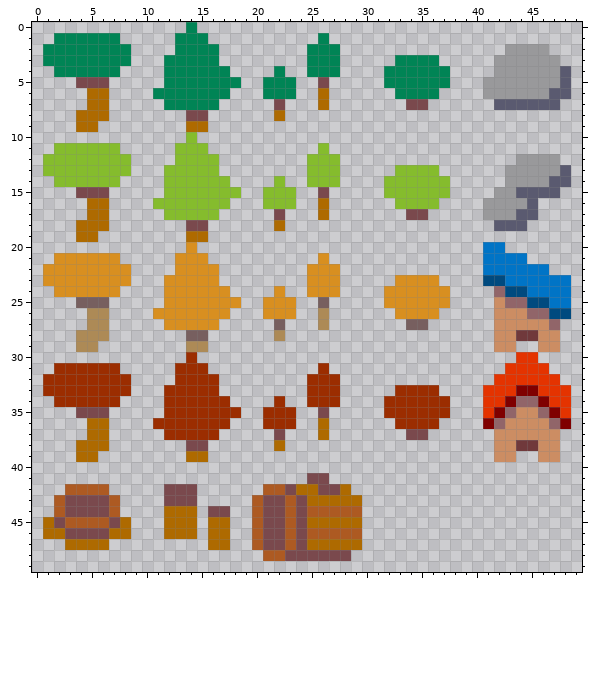
Pixel-art sprite -- DozyGrove/DozyGrove/Content/barriers.png. Above is the file before it was changed.
The file is 50x50 pixels.
And afterwards:
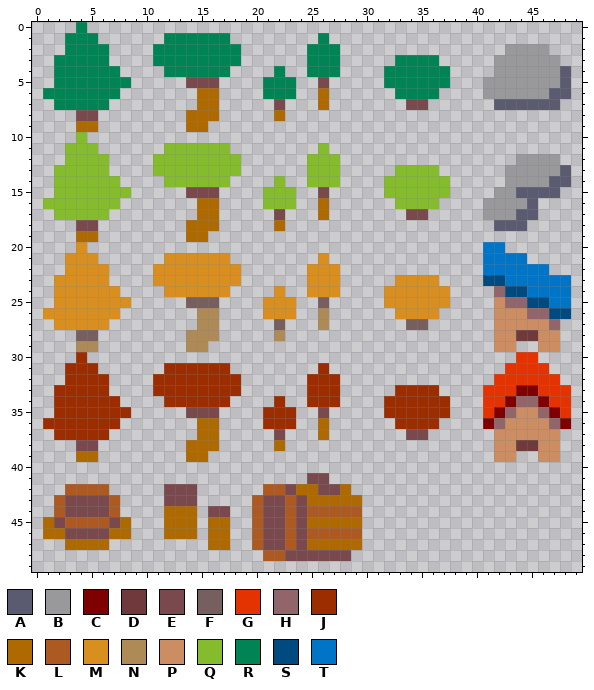
Palette (. is transparent): A #5a5a70  B #99999b  C #7f0000  D #70393b  E #7a494d  F #775f5f  G #e43300  H #916569  J #9b2d00  K #ae6a00  L #ad5a22  M #d88f20  N #ad8a56  P #cc8d63  Q #85bc2d  R #008455  S #004a7f  T #0074c6
The exact change:
@@ x 0..20 @@
- 0 ..............R......
- 1 ..RRRRRR.....RRR.....
- 2 .RRRRRRRR....RRRR....
- 3 .RRRRRRRR...RRRRR....
+ 0 ....R................
+ 1 ...RRR......RRRRRR...
+ 2 ...RRRR....RRRRRRRR..
+ 3 ..RRRRR....RRRRRRRR..
  4 ..RRRRRR....RRRRRR...
- 5 ....EEE.....RRRRRRR..
- 6 .....KK....RRRRRRR...
- 7 .....KK.....RRRRR....
- 8 ....KKK.......EE.....
+ 5 ..RRRRRRR.....EEE....
+ 6 .RRRRRRR.......KK....
+ 7 ..RRRRR........KK....
+ 8 ....EE........KKK....
  9 ....KK........KK.....
-10 ..............Q......
-11 ..QQQQQQ.....QQQ.....
-12 .QQQQQQQQ....QQQQ....
-13 .QQQQQQQQ...QQQQQ....
+10 ....Q................
+11 ...QQQ......QQQQQQ...
+12 ...QQQQ....QQQQQQQQ..
+13 ..QQQQQ....QQQQQQQQ..
 14 ..QQQQQQ....QQQQQQ...
-15 ....EEE.....QQQQQQQ..
-16 .....KK....QQQQQQQ...
-17 .....KK.....QQQQQ....
-18 ....KKK.......EE.....
+15 ..QQQQQQQ.....EEE....
+16 .QQQQQQQ.......KK....
+17 ..QQQQQ........KK....
+18 ....EE........KKK....
 19 ....KK........KK.....
-20 ..............M......
-21 ..MMMMMM.....MMM.....
-22 .MMMMMMMM....MMMM....
-23 .MMMMMMMM...MMMMM....
+20 ....M................
+21 ...MMM......MMMMMM...
+22 ...MMMM....MMMMMMMM..
+23 ..MMMMM....MMMMMMMM..
 24 ..MMMMMM....MMMMMM...
-25 ....FFF.....MMMMMMM..
-26 .....NN....MMMMMMM...
-27 .....NN.....MMMMM....
-28 ....NNN.......FF.....
+25 ..MMMMMMM.....FFF....
+26 .MMMMMMM.......NN....
+27 ..MMMMM........NN....
+28 ....FF........NNN....
 29 ....NN........NN.....
-30 ..............J......
-31 ..JJJJJJ.....JJJ.....
-32 .JJJJJJJJ....JJJJ....
-33 .JJJJJJJJ...JJJJJ....
+30 ....J................
+31 ...JJJ......JJJJJJ...
+32 ...JJJJ....JJJJJJJJ..
+33 ..JJJJJ....JJJJJJJJ..
 34 ..JJJJJJ....JJJJJJ...
-35 ....EEE.....JJJJJJJ..
-36 .....KK....JJJJJJJ...
-37 .....KK.....JJJJJ....
-38 ....KKK.......EE.....
+35 ..JJJJJJJ.....EEE....
+36 .JJJJJJJ.......KK....
+37 ..JJJJJ........KK....
+38 ....EE........KKK....
 39 ....KK........KK.....
